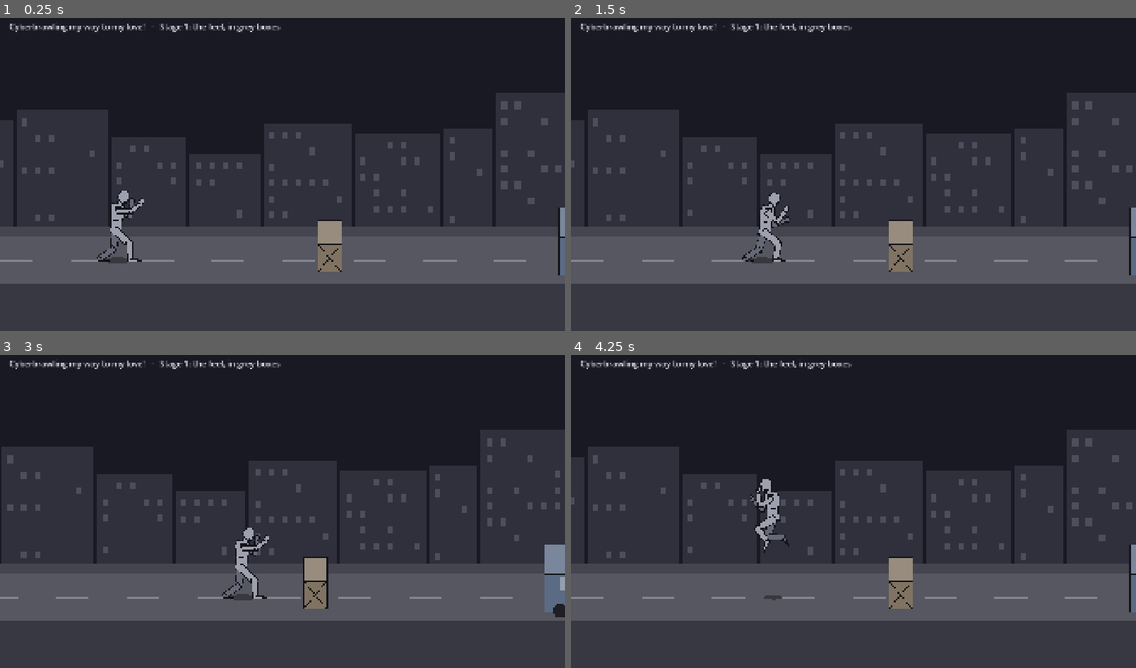
Above: before the commit, frames 1-4 (two rows, left to right).
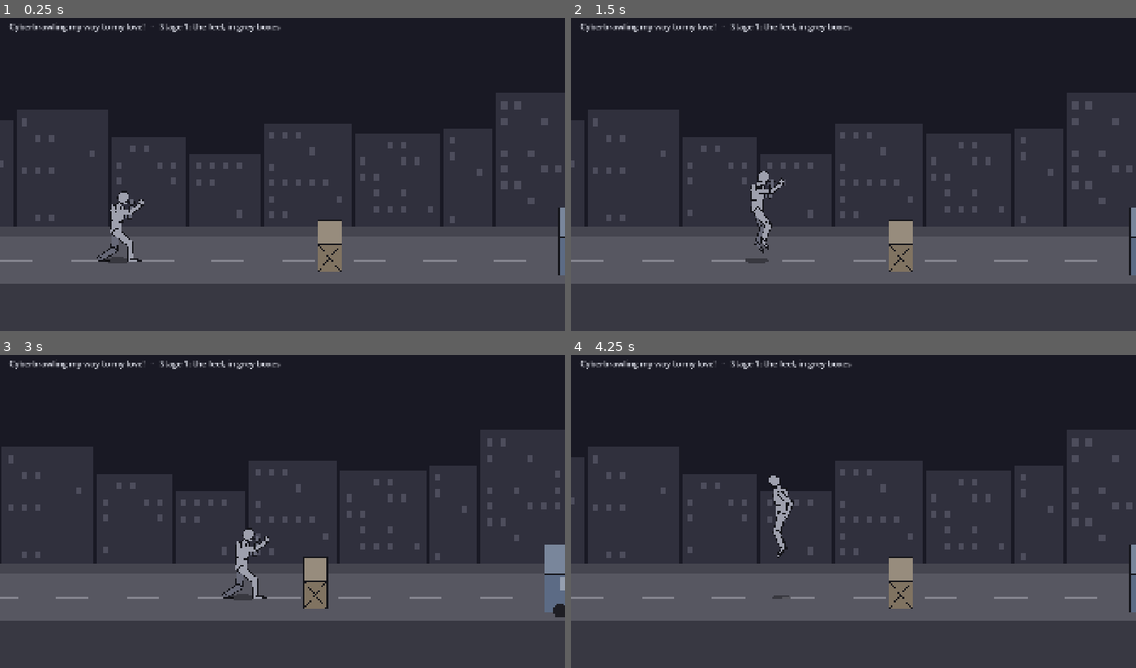
Above: after the commit, the same moments.

Repository: jetomev/cyberbrawling-my-way-to-my-love
Game: Godot game, scene res://scenes/main.tscn
The game is run twice, just before and just after one commit, with the same random seed, the same clock (stepped at 60 frames per second) and the same inputs.
Inputs (mouse positions are in pixels of both pictures, inside the frame that each line leads up to):
- Up to frame 1 (0.25 s): no input
- Up to frame 2 (1.5 s): tap Enter at 0.5 s; move the mouse to (977, 155) at 0.52 s; hold Right (move_right) 0.53-1.25 s; hold D (block) 0.53-1.25 s; click (977, 155) at 0.67 s; tap Space (jump) at 0.77, 1.07 s; tap B (kick) at 0.8 s; drag from (740, 187) to (825, 237) at 1.27 s
- Up to frame 3 (3 s): move the mouse to (339, 439) at 2.02 s; hold Right (move_right) 2.03-2.75 s; hold W (run) 2.03-2.75 s; tap A (punch) at 2.1 s; drag from (254, 574) to (113, 461) at 2.77 s
- Up to frame 4 (4.25 s): move the mouse to (1023, 558) at 3.52 s; hold Left (move_left) from 3.53 s (still down); tap X (stance) at 3.6 s; tap Space (jump) at 3.77, 3.8, 4.07 s

The runs differ from the first frame. In frame 1, 0.2% of the frame differs, in the area x 17-26%, y 55-77%; in frame 2, 1.0%, in the area x 30-39%, y 48-79%; in frame 3, 0.2%; in frame 4, 1.0%.

Commit message:
Stage 1: the jump, the flying kick, the walk and the guard from recorded motion (D-30)
Javier, 2026-11-02, after playing: "They guy still is stiff as a tree, and
that flying kick when you jump? oh my gosh! terrible." Then, 19:09, through the
assistant team: yes to basing the movement on recorded human motion, reference
only ("we measure and draw our own poses"), the recordings kept out of the
game; the arrow keys move the hero.

The recordings: ten takes from CMU's own site (mocap.cs.cmu.edu, picked by
hand), in ~/Programs/cyberbrawling-reference/ with their terms; never in this
repository. scripts/mocap_ref.py reads them, sees them from the side, draws
stick-figure strips and measures timing, joint angles and heights in this
rig's terms. Our poses are written by hand from those numbers. CMU is thanked
in the README.

From the measurements (CMU 16_05 forward jump, 16_15 walk, 135_04 front kick):
- the jump crouches first (a new 4-frame crouch, a feel-lab dial): hips drop,
  spine leans well forward, arms swing back; then the legs drive him up, leave
  the ground nearly straight, and swing forward through the flight to reach
  for the street; a running jump keeps the direction it was pressed in;
- the flying kick has the front kick's shape: the knee up with the body
  leaning over it, the leg snapping out as the body comes upright, a moment
  held, folded back, then the legs under him. Its timing grows to 6 frames out
  and 6 held (was 3 and 10: a snap, then a rigid hold);
- the everyday walk has a real cadence (about 1.1 s a cycle, a slower walk
  stance speed of 2.2 px a frame), the heel lifting behind early in the
  swing, and a small arm swing (was a power-walk with swinging arms);
- the guard keeps its shape (the recorded stance agrees) and gains a light
  bounce, the knees giving twice a second;
- the landing reach takes the recorded touchdown's legs.

The demo walks a full cycle. Tests: 135 (was 130); test_reference.gd holds
the measured facts, each red-checked. Tests that assumed an instant jump now
step through the crouch.

Javier & Claude

Co-Authored-By: Claude Opus 5.5 <noreply@anthropic.com>

Diff:
--- a/game/scripts/present/poses.gd
+++ b/game/scripts/present/poses.gd
@@ -99,8 +99,8 @@
 ## (Javier, 2026-11-02 18:48: the hero walks and runs, X switches between the fight stance and the walk stance).
 const RELAXED := {"f": Vector2(12.0, 118.0), "b": Vector2(-10.0, 118.0)}
 ## The everyday walk: each foot planted most of the cycle, the legs passing each other, the arms swinging against them.
-const STROLL_CYCLE := 32
-const STROLL_STEP := 13
+const STROLL_CYCLE := 64  # (CMU 16_15: about 1.1 s a cycle at an easy walk)
+const STROLL_STEP := 26
 ## The run: knees high, arms bent and pumping, a lean forward, and a moment with both feet off the street.
 const RUN_CYCLE := 24
 const RUN_STEP := 15
@@ -137,7 +137,7 @@
 	"stand": [90, [0, STAND], [45, {"feet": 1.0, "relaxed": 1.0, "cover_f": 0.0, "cover_b": 0.0, "pivot_b": 0.0, "rise_b": 0.0,
 		"arm_f_upper": -6.0, "arm_f_lower": -18.0, "arm_b_upper": 10.0, "arm_b_lower": -18.0, "torso": 4.0, "neck": 0.0,
 		"head": 0.0, "hip_y": 1.5}]],
-	"stroll": [32, [0, STAND], [16, STAND]],
+	"stroll": [64, [0, STAND], [32, STAND]],
 	"run": [24, [0, RUN], [12, RUN]],
 	"walk": [20, [0, {"feet": 1.0, "hip_y": 2.0, "hip_turn": -3.0, "torso": 12.0}],
 		[5, {"feet": 1.0, "hip_y": -2.0, "hip_turn": 0.0, "torso": 11.0}],
@@ -149,8 +149,23 @@
 ## follow-through, then eases back to the guard; an empty "follow" means "carry the hit a little further", a written
 ## one is the move's own (a jab snaps straight back, a push kick holds, a front kick folds back to its chamber).
 const SHOTS := {
-	"jump": [["start", {"cover_f": 0.0, "cover_b": 0.0, "open_f": 1.0, "open_b": 1.0, "leg_f_upper": -60.0, "leg_f_lower": 95.0, "leg_b_upper": -20.0, "leg_b_lower": 105.0,
-		"arm_f_upper": -70.0, "arm_b_upper": -45.0, "hip_y": 0.0}]],
+	"jump": [["start", {"cover_f": 0.0, "cover_b": 0.0, "torso": 8.0, "head": 14.0, "leg_f_upper": 4.0, "leg_f_lower": 26.0,
+			"leg_b_upper": 8.0, "leg_b_lower": 24.0, "arm_f_upper": 38.0, "arm_f_lower": -78.0, "arm_b_upper": 42.0,
+			"arm_b_lower": -76.0, "hip_y": 0.0}],
+		["rise", {"cover_f": 0.0, "cover_b": 0.0, "torso": 6.0, "head": 18.0, "leg_f_upper": -6.0, "leg_f_lower": 42.0,
+			"leg_b_upper": -2.0, "leg_b_lower": 38.0, "arm_f_upper": 46.0, "arm_f_lower": -88.0, "arm_b_upper": 50.0,
+			"arm_b_lower": -86.0, "hip_y": 0.0}],
+		["peak", {"cover_f": 0.0, "cover_b": 0.0, "torso": 6.0, "head": 20.0, "leg_f_upper": -14.0, "leg_f_lower": 40.0,
+			"leg_b_upper": -10.0, "leg_b_lower": 34.0, "arm_f_upper": 46.0, "arm_f_lower": -76.0, "arm_b_upper": 46.0,
+			"arm_b_lower": -78.0, "hip_y": 0.0}],
+		["fall", {"cover_f": 0.0, "cover_b": 0.0, "torso": 6.0, "head": 20.0, "leg_f_upper": -22.0, "leg_f_lower": 22.0,
+			"leg_b_upper": -18.0, "leg_b_lower": 22.0, "arm_f_upper": 38.0, "arm_f_lower": -58.0, "arm_b_upper": 36.0,
+			"arm_b_lower": -56.0, "hip_y": 0.0}]],
+	# the crouch before take-off (CMU 16_05, 200 ms before it leaves the ground): the hips drop, the knees bend, the
+	# spine leans well forward, the arms swing back; then the legs drive him up
+	"jump_squat": [["start", {}],
+		["end", {"cover_f": 0.0, "cover_b": 0.0, "hip_y": 16.0, "torso": 40.0, "head": -22.0, "arm_f_upper": 32.0,
+			"arm_f_lower": -60.0, "arm_b_upper": 36.0, "arm_b_lower": -62.0}]],
 	# the touchdown itself: the arms still open from the air, coming in to the guard over the landing; the sink and
 	# rise of the legs is landing(), timed from the touchdown and running on into the guard
 	"land": [["start", {"cover_f": 0.0, "cover_b": 0.0, "arm_f_upper": -60.0, "arm_f_lower": -90.0, "arm_b_upper": -30.0,
@@ -164,14 +179,19 @@
 		["active_end", {"step_f": 8.0, "cover_f": 0.0, "hip_x": 3.0, "hip_turn": 3.0, "arm_f_upper": -98.0, "arm_f_lower": 0.0, "torso": 6.0, "head": 4.0}],
 		["follow", {"step_f": 4.0, "hip_x": 1.0, "torso": 9.0}],
 		["end", {}]],
-	"air_kick": [["start", {"cover_f": 0.0, "cover_b": 0.0, "leg_f_upper": -60.0, "leg_f_lower": 95.0, "leg_b_upper": -20.0, "leg_b_lower": 105.0,
-		"arm_f_upper": -70.0, "arm_b_upper": -45.0, "hip_y": 0.0}],
-		["startup", {"cover_f": 0.0, "cover_b": 0.0, "leg_f_upper": -92.0, "leg_f_lower": -4.0, "leg_b_upper": 34.0, "leg_b_lower": 85.0, "torso": -22.0,
-			"head": 14.0, "arm_f_upper": -30.0, "arm_f_lower": -60.0, "arm_b_upper": 40.0, "arm_b_lower": -40.0, "hip_y": 0.0}],
-		["active_end", {"cover_f": 0.0, "cover_b": 0.0, "leg_f_upper": -92.0, "leg_f_lower": -4.0, "leg_b_upper": 34.0, "leg_b_lower": 85.0, "torso": -22.0,
-			"head": 14.0, "arm_f_upper": -30.0, "arm_f_lower": -60.0, "arm_b_upper": 40.0, "arm_b_lower": -40.0, "hip_y": 0.0}],
-		["tuck", {"cover_f": 0.0, "cover_b": 0.0, "leg_f_upper": -70.0, "leg_f_lower": 105.0, "leg_b_upper": -10.0, "leg_b_lower": 95.0, "torso": 4.0,
-			"arm_f_upper": -60.0, "arm_f_lower": -90.0, "arm_b_upper": -30.0, "arm_b_lower": -80.0, "hip_y": 0.0}]],
+	# the flying kick (CMU 135_04, a front kick, for its shape): the knee up in a chamber with the body leaning over it,
+	# the leg snaps out as the body comes upright, it holds a moment, folds back to the chamber, then the legs come
+	# under him for the landing; hands up the whole way
+	"air_kick": [["start", {"leg_f_upper": -72.0, "leg_f_lower": 118.0, "leg_b_upper": 14.0, "leg_b_lower": 70.0,
+			"torso": 20.0, "head": -10.0, "hip_y": 0.0}],
+		["startup", {"leg_f_upper": -100.0, "leg_f_lower": 4.0, "leg_b_upper": 26.0, "leg_b_lower": 80.0, "torso": 6.0,
+			"head": 4.0, "hip_y": 0.0}],
+		["active_end", {"leg_f_upper": -100.0, "leg_f_lower": 4.0, "leg_b_upper": 26.0, "leg_b_lower": 80.0, "torso": 6.0,
+			"head": 4.0, "hip_y": 0.0}],
+		["recoil", {"leg_f_upper": -92.0, "leg_f_lower": 135.0, "leg_b_upper": 10.0, "leg_b_lower": 70.0, "torso": 4.0,
+			"head": 4.0, "hip_y": 0.0}],
+		["tuck", {"leg_f_upper": -40.0, "leg_f_lower": 60.0, "leg_b_upper": -20.0, "leg_b_lower": 40.0, "torso": 6.0,
+			"head": 14.0, "hip_y": 0.0}]],
 	"climb": [["start", {"cover_f": 0.0, "cover_b": 0.0, "open_f": 1.0, "open_b": 1.0, "hand_f": -30.0, "hand_b": -30.0, "arm_f_upper": -165.0, "arm_f_lower": 0.0, "arm_b_upper": -150.0, "arm_b_lower": 0.0,
 			"leg_f_upper": -20.0, "leg_f_lower": 30.0, "hip_y": 0.0}],
 		["climb_mid", {"cover_f": 0.0, "cover_b": 0.0, "open_f": 1.0, "open_b": 1.0, "hand_f": 60.0, "hand_b": 60.0, "arm_f_upper": -60.0, "arm_f_lower": -30.0, "arm_b_upper": -40.0, "arm_b_lower": -30.0,
@@ -316,10 +336,18 @@
 			match state:
 				"land": return tune["land_ticks"]
 				"to_walk", "to_fight": return tune["stance_switch_ticks"]
+				"jump_squat": return tune["jump_squat_ticks"]
 				"climb": return tune["climb_ticks"]
 			return Moves.length(state, tune)
 		"climb_mid":
 			return tune["climb_ticks"] / 2
+		# a jump's flight, at the same fractions of the air time as the recording (CMU 16_05)
+		"rise":
+			return int(tune["jump_air_ticks"] * 0.22)
+		"peak":
+			return int(tune["jump_air_ticks"] * 0.5)
+		"fall":
+			return int(tune["jump_air_ticks"] * 0.82)
 	var d := Moves.data(state, tune)
 	match name:
 		"windup":
@@ -333,8 +361,10 @@
 			return d["startup"] + d["active"] - 1
 		"follow":
 			return d["startup"] + d["active"] - 1 + maxi(2, int(d["recovery"] * 0.35))
+		"recoil":
+			return d["startup"] + d["active"] - 1 + 5  # after a flying kick the leg folds back to its chamber
 		"tuck":
-			return d["startup"] + d["active"] - 1 + 6  # after a flying kick, the knee pulls back in for the landing
+			return d["startup"] + d["active"] - 1 + 12  # then the legs come under him for the landing
 	return 0
 
 
@@ -383,12 +413,16 @@
 					pose.merge(_walk_feet(t, tune), true)
 					if t < WALK_EASE_IN:
 						pose = blend(full({"feet": 1.0}), pose, float(t) / WALK_EASE_IN)  # from the guard, no jump
+				elif state == "idle":
+					# a fighter's light bounce on top of the slow weight rock: the knees give a few px twice a second
+					pose["hip_y"] = pose.get("hip_y", 0.0) + 3.0 * (0.5 - 0.5 * cos(TAU * float(t % 30) / 30.0))
+					pose["torso"] = pose.get("torso", 0.0) + 1.0 * sin(TAU * float(t % 30) / 30.0)
 				elif state == "stroll":
-					pose.merge(_gait(t, STROLL_CYCLE, STROLL_STEP, tune["walk_speed"], 10.0, 22.0), true)
+					pose.merge(_gait(t, STROLL_CYCLE, STROLL_STEP, tune["stroll_speed"], 24.0, 7.5, true), true)
 					if t < WALK_EASE_IN:
 						pose = blend(full(STAND), pose, float(t) / WALK_EASE_IN)
 				elif state == "run":
-					pose.merge(_gait(t, RUN_CYCLE, RUN_STEP, tune["run_speed"], 64.0, 38.0), true)
+					pose.merge(_gait(t, RUN_CYCLE, RUN_STEP, tune["run_speed"], 64.0, 38.0, true), true)
 					if t < WALK_EASE_IN:
 						pose = blend(full(STAND), pose, float(t) / WALK_EASE_IN)
 				return pose
@@ -429,7 +463,7 @@
 ## his weight (a sink of up to SINK px, deepest LAND_PEAK frames in) and he rises again by LAND_SETTLE frames, the feet
 ## staying where they landed. It runs on into the guard. since = frames since the touchdown, or -1 in the air.
 const REACH_HEIGHT := 48.0
-const LAND_REACH := {"leg_f_upper": -28.0, "leg_f_lower": 22.0, "leg_b_upper": 12.0, "leg_b_lower": 26.0}
+const LAND_REACH := {"leg_f_upper": -22.0, "leg_f_lower": 22.0, "leg_b_upper": -18.0, "leg_b_lower": 24.0}  # CMU 16_05 at touchdown
 const SINK := 14.0
 const LAND_PEAK := 4
 const LAND_SETTLE := 14
@@ -467,7 +501,7 @@
 ## stays planted, sliding back under the body at `speed`, so it holds its place on the street; the back foot is half a
 ## cycle behind, so the legs pass each other. The arms swing against the legs by `arm` degrees. In a run the swing
 ## is longer than the stance, so twice a cycle both feet are off the street, and the body lifts in that moment.
-static func _gait(t: int, cycle: int, step: int, speed: float, lift: float, arm: float) -> Dictionary:
+static func _gait(t: int, cycle: int, step: int, speed: float, lift: float, arm: float, heel_first := false) -> Dictionary:
 	var reach := speed * float(cycle - step) * 0.5
 	var out := {"feet": 1.0, "relaxed": 1.0, "rise_b": 0.0}
 	var airborne := 0
@@ -476,8 +510,9 @@
 		if u < step:
 			var k := float(u) / step
 			out["step_" + side] = lerpf(-reach, reach, k * k * (3.0 - 2.0 * k))
-			# running, the heel flicks up straight after the push-off (the lift comes early in the swing)
-			out["lift_" + side] = lift * sin(PI * (pow(k, 0.6) if lift > 40.0 else k))
+			# the heel lifts behind straight after the push-off (the lift comes early in the swing), as recorded walks
+			# and runs show; the toe then skims forward
+			out["lift_" + side] = lift * sin(PI * (pow(k, 0.55) if heel_first else k))
 			airborne += 1
 		else:
 			out["step_" + side] = reach - speed * float(u - step)
--- a/game/scripts/sim/demo.gd
+++ b/game/scripts/sim/demo.gd
@@ -26,7 +26,7 @@
 	[1, {"jump": true}], [6, {}], [1, {"punch": true}], [50, {}],
 	[40, {"block": true}], [1, {"block": true, "punch": true}], [40, {}],
 	# then X to the walk stance, an everyday walk, a run (W held), and X back to the fight stance
-	[1, {"stance": true}], [16, {}], [25, {"mx": 1.0}], [26, {"mx": 1.0, "run": true}], [12, {}],
+	[1, {"stance": true}], [16, {}], [66, {"mx": 1.0}], [22, {"mx": 1.0, "run": true}], [12, {}],
 	[1, {"stance": true}], [20, {}],
 ]
 
--- a/game/scripts/sim/feel_lab.gd
+++ b/game/scripts/sim/feel_lab.gd
@@ -7,10 +7,12 @@
 ## [key, label, step, min, max]
 const SETTINGS := [
 	["walk_speed", "Walk speed (px/tick)", 0.25, 1.0, 12.0],
+	["stroll_speed", "Everyday walk speed (px/tick)", 0.1, 0.5, 8.0],
 	["run_speed", "Run speed (px/tick)", 0.25, 2.0, 20.0],
 	["depth_speed", "Up/down the street (px/tick)", 0.2, 0.5, 8.0],
 	["jump_height", "Jump height (px)", 10.0, 40.0, 400.0],
 	["jump_air_ticks", "Jump air time (ticks)", 2, 12, 90],
+	["jump_squat_ticks", "Jump crouch before take-off (ticks)", 1, 0, 12],
 	["jump_speed", "Running jump speed (px/tick)", 0.25, 0.0, 14.0],
 	["air_steer", "Steering in the air (0-1)", 0.1, 0.0, 1.0],
 	["land_ticks", "Landing pause (ticks)", 1, 0, 20],
--- a/game/scripts/sim/fighter.gd
+++ b/game/scripts/sim/fighter.gd
@@ -31,6 +31,7 @@
 var facing := 1  # 1 = right, -1 = left
 var state := "idle"
 var stance := "fight"  # "fight" (the guard) or "walk" (relaxed)
+var squat_mx := 0.0  # the stick when the jump was pressed: a running jump still carries forward from its crouch
 var t := 0  # ticks spent in the current state
 var queue: Array[String] = []  # buttons pressed early, in order, waiting for the fighter to be free
 var buffer_left := 0  # once free, how long the waiting presses stay good
@@ -94,6 +95,12 @@
 		"land":
 			if t >= tune["land_ticks"]:
 				_enter(_rest())
+		"jump_squat":
+			# the crouch before take-off, feet planted; then the legs drive him up (the stick steers the jump)
+			if t >= tune["jump_squat_ticks"]:
+				vy = Tuning.takeoff_speed(tune)
+				vx = (mx if mx != 0.0 else squat_mx) * tune["jump_speed"]
+				_enter("jump")
 		"climb":
 			_climb()
 		_:
@@ -142,7 +149,12 @@
 
 func _ground(mx: float, mz: float, run := false) -> void:
 	var moving: bool = mx != 0.0 or (mz != 0.0 and not tune["flat_line"])
-	vx = mx * tune["run_speed" if run and moving else "walk_speed"]
+	var speed := "walk_speed"
+	if run and moving:
+		speed = "run_speed"
+	elif stance == "walk":
+		speed = "stroll_speed"
+	vx = mx * tune[speed]
 	var nx := clampf(x + vx, tune["street_left"], tune["street_right"])
 	if mx != 0.0:
 		facing = 1 if mx > 0.0 else -1
@@ -218,10 +230,15 @@
 
 func _start(action: String, mx: float) -> void:
 	if action == "jump":
-		vy = Tuning.takeoff_speed(tune)
-		vx = mx * tune["jump_speed"]
 		chain = ""
-		_enter("jump")
+		vx = 0.0
+		if tune["jump_squat_ticks"] > 0:
+			squat_mx = mx
+			_enter("jump_squat")  # a crouch first: recorded jumps load the legs before they leave the ground
+		else:
+			vy = Tuning.takeoff_speed(tune)
+			vx = mx * tune["jump_speed"]
+			_enter("jump")
 	else:
 		vx = 0.0
 		attack_serial += 1
--- a/game/scripts/sim/tuning.gd
+++ b/game/scripts/sim/tuning.gd
@@ -5,6 +5,7 @@
 const DEFAULTS := {
 	# moving along the street (x) and up/down its depth (z, the shallow street of D-13)
 	"walk_speed": 4.0,
+	"stroll_speed": 2.2,  # the walk stance's everyday walk: a real easy walk at this scale (CMU 16_15: 1.15 s a cycle)
 	"run_speed": 8.0,  # W held (Javier, 2026-11-02 18:48: "the character needs to be able to walk, and run")
 	"stance_switch_ticks": 8,  # X: from the fight stance to the walk stance and back
 	"depth_speed": 2.4,
@@ -15,6 +16,7 @@
 	# jumping: height and time in the air decide gravity and the take-off speed
 	"jump_height": 150.0,
 	"jump_air_ticks": 40,
+	"jump_squat_ticks": 4,  # the crouch before take-off (recorded jumps crouch, then drive up: CMU 16_01, 16_05)
 	"jump_speed": 6.0,  # a running jump goes faster than walking, so a crate can be cleared
 	"air_steer": 0.5,  # how much the stick can change a jump that's already going (0 = none, 1 = full)
 	"land_ticks": 4,
@@ -27,8 +29,8 @@
 	"kick_active": 3,
 	"kick_recovery": 9,
 	"kick_reach": 112.0,
-	"air_kick_startup": 3,  # the flying kick: pressed in the air, out until landing
-	"air_kick_active": 10,
+	"air_kick_startup": 6,  # the flying kick: chamber, then out (6 frames, the shortest that shows the chamber; was 3)
+	"air_kick_active": 6,  # held out (was 10: a rigid hold); then it folds back, out until landing
 	"air_kick_reach": 140.0,
 	"hit_depth": 28.0,  # how far up/down the street a blow still connects
 	# a button pressed a little early still counts, so moves chain without frame-perfect timing
--- a/game/tests/test_block.gd
+++ b/game/tests/test_block.gd
@@ -55,8 +55,9 @@
 func test_no_block_in_the_air_and_a_held_block_waits_for_the_blow() -> void:
 	var f = Fighter.new()
 	f.step({"jump": true})
-	f.step({"block": true})
-	eq(f.state, "jump", "no guarding in the air")
+	for i in f.tune["jump_squat_ticks"] + 1:
+		f.step({"block": true})
+	eq(f.state, "jump", "no guarding in the air (nor in the crouch before it)")
 	var g = Fighter.new()
 	g.step({"kick": true})
 	g.step({"block": true})
--- a/game/tests/test_fighter.gd
+++ b/game/tests/test_fighter.gd
@@ -67,7 +67,9 @@
 func test_jump_reaches_its_height_and_lands_on_time() -> void:
 	var f = Fighter.new()
 	f.step({"jump": true})
-	eq(f.state, "jump", "jump starts on the press")
+	eq(f.state, "jump_squat", "the press starts a crouch")
+	run(f, NONE, f.tune["jump_squat_ticks"])
+	eq(f.state, "jump", "and after it he leaves the ground")
 	var apex := 0.0
 	var air := 1
 	while f.state == "jump" and air < 200:
@@ -96,7 +98,7 @@
 	run(f, {"mx": 1.0}, 5)
 	var x0: float = f.x  # (jump_speed carries it)
 	f.step({"mx": 1.0, "jump": true})
-	while f.state == "jump":
+	while f.state in ["jump_squat", "jump"]:
 		f.step(NONE)
 	check(f.x - x0 > 100.0, "the jump carried the hero forward (%.0f px)" % (f.x - x0))
 
--- a/game/tests/test_form.gd
+++ b/game/tests/test_form.gd
@@ -182,11 +182,13 @@
 
 
 func test_the_flying_kick_tucks_the_knee_to_land() -> void:
+	# (since the recorded front kick: chamber, out, a moment held, folded back to the chamber, then the legs under him)
 	var t := Tuning.fresh()
 	var kicking := Poses.angles("air_kick", Moves.data("air_kick", t)["startup"], t)
+	var folded := Poses.angles("air_kick", Poses.moment("air_kick", "recoil", t), t)
 	var after := Poses.angles("air_kick", Poses.moment("air_kick", "tuck", t), t)
 	check(kicking["leg_f_lower"] < 10.0, "the flying kick is straight when it lands (%.0f)" % kicking["leg_f_lower"])
-	check(after["leg_f_lower"] > 80.0, "then the knee pulls back in (%.0f)" % after["leg_f_lower"])
+	check(folded["leg_f_lower"] > 100.0, "then the leg folds back to its chamber (%.0f)" % folded["leg_f_lower"])
 	var b := Poses.bake(after, false)
 	var foot: Vector2 = Poses._end("leg_f_lower", b)[0]
 	check(absf(foot.x) < 70.0, "the foot comes back under the body for the landing (%.0f px out)" % foot.x)
--- a/game/tests/test_landing.gd
+++ b/game/tests/test_landing.gd
@@ -27,7 +27,7 @@
 
 func test_the_legs_reach_for_the_street() -> void:
 	var t := Tuning.fresh()
-	var air := Poses.angles("jump", 0, t)
+	var air := Poses.angles("air_kick", Poses.moment("air_kick", "recoil", t), t)  # after a flying kick, the leg folded
 	var tucked: Vector2 = Poses._end("leg_f_lower", Poses.bake(air, false))[0]
 	var near: Vector2 = Poses._end("leg_f_lower", Poses.bake(Poses.landing(air, -1, 6.0, true), false))[0]
 	check(near.y > tucked.y + 20.0, "falling the last few px, the feet reach down (%.0f px lower)" % (near.y - tucked.y))
@@ -43,6 +43,7 @@
 	var hands := []
 	var feet := []
 	var touch := -1
+	var was_up := false
 	for i in 120:
 		f.step({"jump": i == 2})
 		v.sync(f, 0.0)
@@ -50,7 +51,8 @@
 		hips.append((p["hip"] as Vector2).y - v.body.position.y)
 		hands.append(p["hand_b"])
 		feet.append(p["foot_f"])
-		if touch < 0 and i > 3 and f.on_ground():
+		was_up = was_up or not f.on_ground()
+		if touch < 0 and was_up and f.on_ground():
 			touch = i
 	check(touch > 0, "he jumps and lands (touchdown at tick %d)" % touch)
 	if touch < 0:
--- /dev/null
+++ b/game/tests/test_reference.gd
@@ -0,0 +1,81 @@
+extends "res://tests/test_case.gd"
+## Movement measured from recorded human motion, reference only (Javier, 2026-11-02 19:09: "yes to the switch";
+## "reference only (we measure and draw our own poses)"). The recordings are CMU's (mocap.cs.cmu.edu), kept outside
+## this repository; scripts/mocap_ref.py measures them. What these tests hold are the measured facts our own poses
+## follow: a jump crouches first, extends to leave the ground and swings its legs forward to land; a flying kick has
+## the front kick's shape; an everyday walk has a real cadence and a small arm swing; the guard is never dead still.
+
+const Poses := preload("res://scripts/present/poses.gd")
+const Moves := preload("res://scripts/sim/moves.gd")
+const Tuning := preload("res://scripts/sim/tuning.gd")
+
+
+func test_a_jump_crouches_first() -> void:
+	# CMU 16_05: the hips drop about 14%, the knees bend to about 70, the spine leans about 45 forward, the arms swing
+	# back, for about 200 ms before the feet leave the ground
+	var t := Tuning.fresh()
+	check(t["jump_squat_ticks"] >= 3, "a crouch before take-off (%d frames)" % t["jump_squat_ticks"])
+	var guard := Poses.bake(Poses.angles("idle", 0, t), true)
+	var crouch := Poses.bake(Poses.angles("jump_squat", t["jump_squat_ticks"], t), true)
+	var drop: float = (Poses._end("hip", crouch)[0] as Vector2).y - (Poses._end("hip", guard)[0] as Vector2).y
+	check(drop >= 12.0, "the hips drop (%.0f px)" % drop)
+	check(crouch["belly"] + crouch["chest"] >= 25.0 or Poses.angles("jump_squat", t["jump_squat_ticks"], t)["torso"] >= 30.0, "the spine leans well forward")
+	var arm: float = rad_to_deg(Poses._end("arm_f_upper", crouch)[1])
+	check(arm > 95.0, "the arms swing back (the upper arm points %.0f, down is 90)" % arm)
+
+
+func test_a_jump_extends_then_reaches_for_the_landing() -> void:
+	# CMU 16_05: leaving the ground the legs are nearly straight and the body upright; through the flight the legs
+	# swing from under him to forward, knees only half bent, reaching for the street
+	var t := Tuning.fresh()
+	var off := Poses.angles("jump", 0, t)
+	var fall := Poses.angles("jump", Poses.moment("jump", "fall", t), t)
+	check(off["leg_f_lower"] <= 30.0 and off["leg_b_lower"] <= 30.0, "leaving the ground the legs are nearly straight")
+	check(off["torso"] <= 10.0, "the body upright in the air")
+	check(off["leg_f_upper"] - fall["leg_f_upper"] >= 20.0, "the legs swing forward through the flight (%.0f)" % (off["leg_f_upper"] - fall["leg_f_upper"]))
+	check(fall["leg_f_lower"] <= 30.0, "reaching for the street, the knees only a little bent")
+
+
+func test_the_flying_kick_has_the_front_kicks_shape() -> void:
+	# CMU 135_04: the knee comes up with the spine leaning forward over it; the leg snaps out as the body comes
+	# upright; a moment held; then it folds back to the chamber
+	var t := Tuning.fresh()
+	var d := Moves.data("air_kick", t)
+	check(d["startup"] >= 6, "time to show the chamber before the kick (%d frames)" % d["startup"])
+	check(Poses.angles("air_kick", 0, t)["torso"] >= 15.0, "in the chamber the body leans over the knee")
+	var hit := Poses.angles("air_kick", d["startup"], t)
+	check(hit["torso"] <= 8.0, "at the kick the body is upright")
+	check(Poses.angles("air_kick", 0, t)["leg_f_lower"] >= 100.0, "the chamber: the knee up, the foot folded under it")
+	check(Poses.angles("air_kick", Poses.moment("air_kick", "recoil", t), t)["leg_f_lower"] >= 120.0, "after it, the leg folds back")
+
+
+func test_an_everyday_walk_has_a_real_cadence() -> void:
+	# CMU 16_15: about 1.1 s a cycle, the arms swinging about 7 degrees, the swinging knee bending to about 70 with the
+	# heel up behind while the standing knee stays soft
+	var t := Tuning.fresh()
+	var seconds := Poses.STROLL_CYCLE / 60.0
+	check(seconds >= 0.9 and seconds <= 1.3, "a cycle of %.2f s" % seconds)
+	var arm_lo := INF
+	var arm_hi := -INF
+	var swing_knee := 0.0
+	for tt in range(Poses.WALK_EASE_IN, Poses.WALK_EASE_IN + Poses.STROLL_CYCLE):
+		var p := Poses.angles("stroll", tt, t)
+		arm_lo = minf(arm_lo, p["arm_f_upper"])
+		arm_hi = maxf(arm_hi, p["arm_f_upper"])
+		var b := Poses.bake(p, true)
+		for side in ["f", "b"]:
+			if p["lift_" + side] > 0.0:
+				swing_knee = maxf(swing_knee, absf(b["leg_%s_lower" % side]))
+	check(arm_hi - arm_lo <= 24.0, "a small arm swing (%.0f degrees end to end)" % (arm_hi - arm_lo))
+	check(swing_knee >= 45.0, "the swinging knee bends, the heel up behind (%.0f)" % swing_knee)
+
+
+func test_the_guard_is_alive() -> void:
+	var t := Tuning.fresh()
+	var lo := INF
+	var hi := -INF
+	for tt in 30:
+		var y: float = (Poses._end("hip", Poses.bake(Poses.angles("idle", tt, t), true))[0] as Vector2).y
+		lo = minf(lo, y)
+		hi = maxf(hi, y)
+	check(hi - lo >= 2.0, "within half a second the knees give and come back (%.1f px)" % (hi - lo))
--- a/game/tests/test_walking.gd
+++ b/game/tests/test_walking.gd
@@ -24,7 +24,7 @@
 	eq(f.state, "stand", "and stands easy")
 	run_for(f, 3, {"mx": 1.0})
 	eq(f.state, "stroll", "moving in the walk stance is an everyday walk")
-	check(is_equal_approx(f.vx, f.tune["walk_speed"]), "at the walking speed")
+	check(is_equal_approx(f.vx, f.tune["stroll_speed"]), "at an everyday walking speed")
 	f.step({"stance": true})
 	eq([f.stance, f.state], ["fight", "to_fight"], "X again: back to the fight stance")
 	run_for(f, f.tune["stance_switch_ticks"] + 1)
@@ -111,7 +111,7 @@
 
 func test_planted_feet_hold_their_place_walking_and_running() -> void:
 	var t := Tuning.fresh()
-	for gait in [["stroll", t["walk_speed"], Poses.STROLL_CYCLE], ["run", t["run_speed"], Poses.RUN_CYCLE]]:
+	for gait in [["stroll", t["stroll_speed"], Poses.STROLL_CYCLE], ["run", t["run_speed"], Poses.RUN_CYCLE]]:
 		var last := {}
 		for tt in range(Poses.WALK_EASE_IN + 1, Poses.WALK_EASE_IN + 2 * gait[2]):
 			var p := Poses.angles(gait[0], tt, t)
Not shown, changed: CLAUDE.md
Not shown, changed: TODO.md
